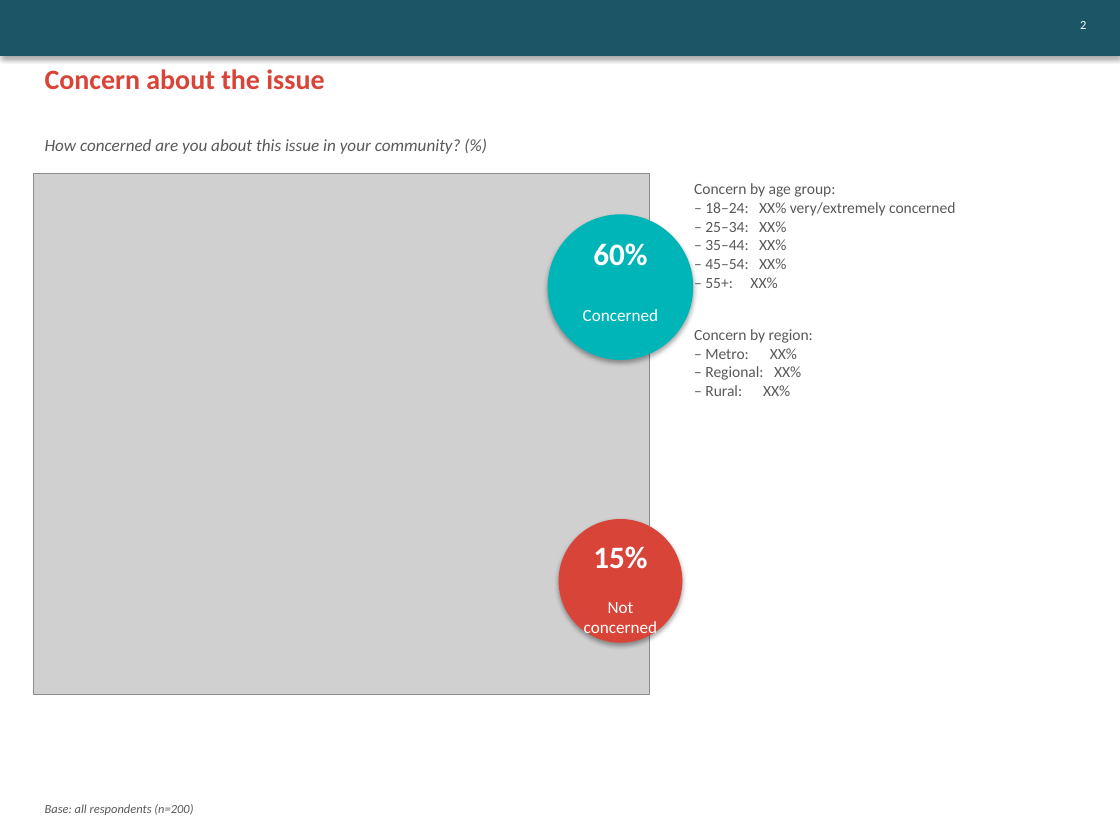
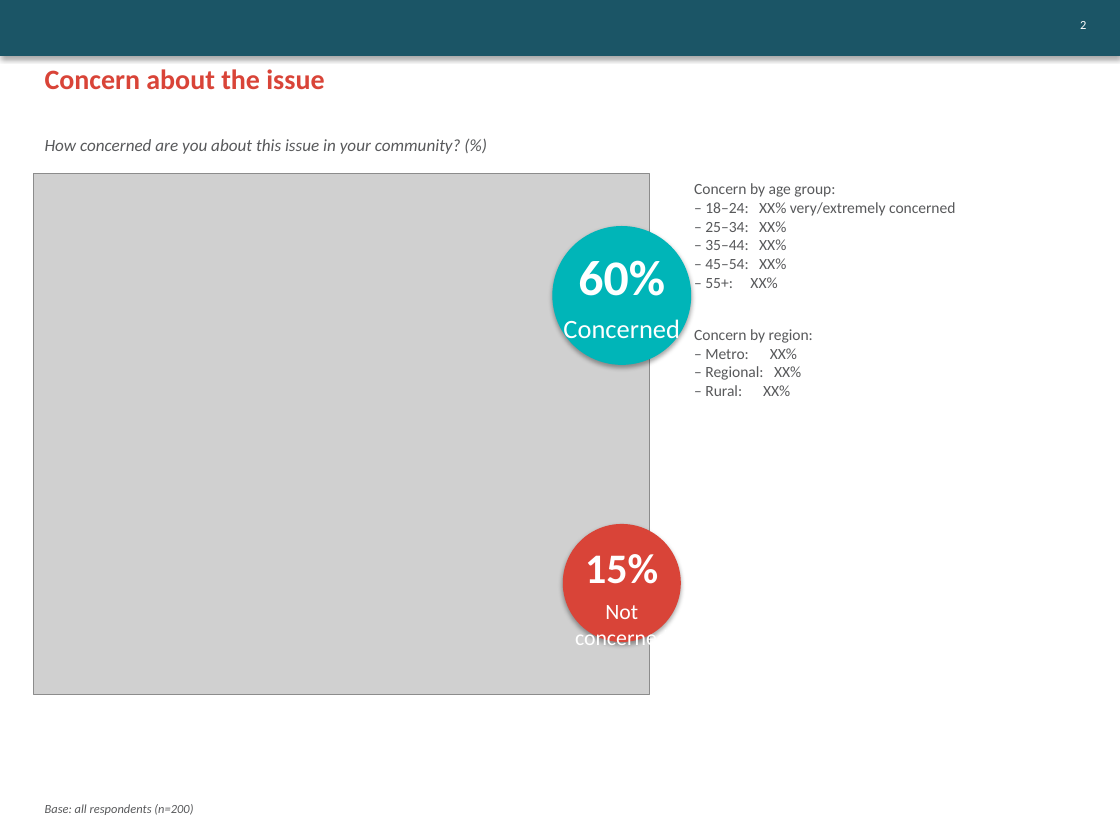
Before and after one commit to ThomasB4242/Test-1, a slide deck: slide 4 of sample_data/output.pptx. Drawn at 1120x840 pixels with LibreOffice and Linux fonts; fonts in the diff are those of the drawing; grey boxes stand for pictures. Boxes give left, top, right and bottom in pixels: in the first picture for what was removed or moved away, otherwise in the second. Text is boxed around its words. In the diff, an @@ line names an element or a change of style, - is before the commit and + after.

```diff
--- a/sample_data/output.pptx
+++ b/sample_data/output.pptx
@@ ellipse: place and size @@
-ellipse at bbox=[548, 214, 693, 360]
+ellipse at bbox=[552, 226, 691, 365]
@@ text "60%": place and size @@
-text "60%" at bbox=[593, 243, 647, 266]
+text "60%" at bbox=[578, 260, 665, 296]
@@ text "60%" at bbox=[578, 260, 665, 296]: size 20 to 32 pt @@
@@ text "Concerned": place and size @@
-text "Concerned" at bbox=[583, 309, 658, 321]
+text "Concerned" at bbox=[563, 319, 680, 344]
@@ text "Concerned" at bbox=[563, 319, 680, 344]: size 11 to 17 pt @@
@@ text "15%" at bbox=[585, 554, 658, 584]: size 20 to 27 pt @@
@@ ellipse: place and size @@
-ellipse at bbox=[559, 519, 682, 642]
+ellipse at bbox=[562, 524, 680, 642]
@@ text "Not concerned" at bbox=[575, 605, 668, 652]: size 11 to 14 pt @@
```
Also in this commit, not shown: 2 other slides changed, 7 other files.
